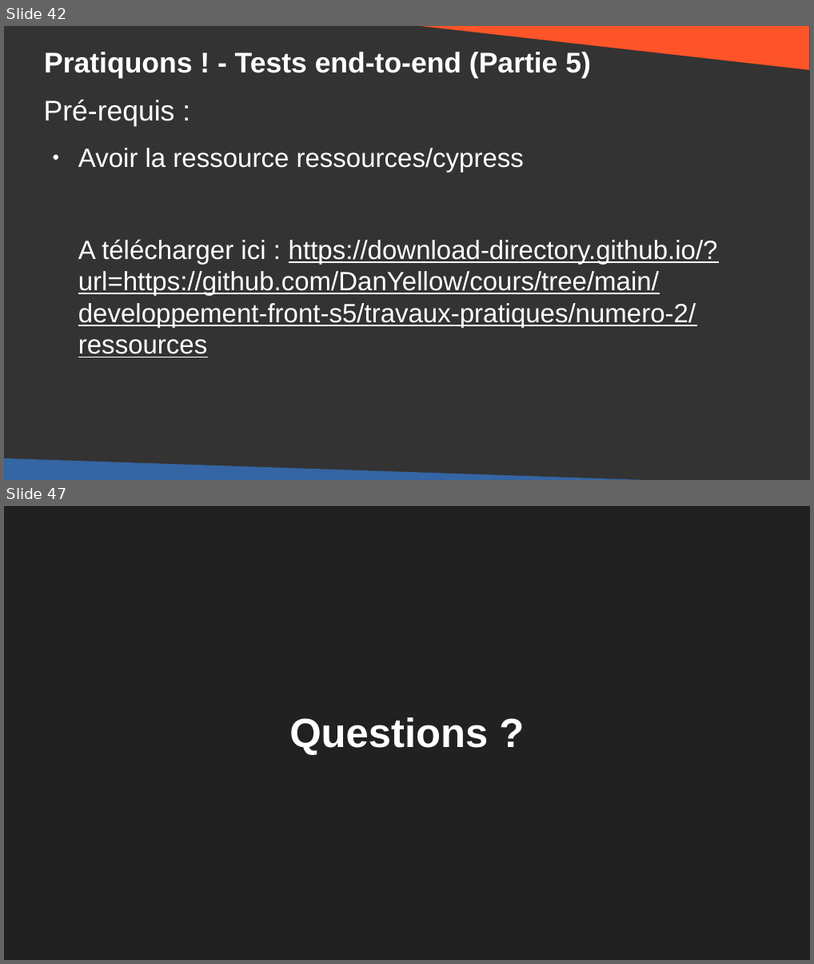
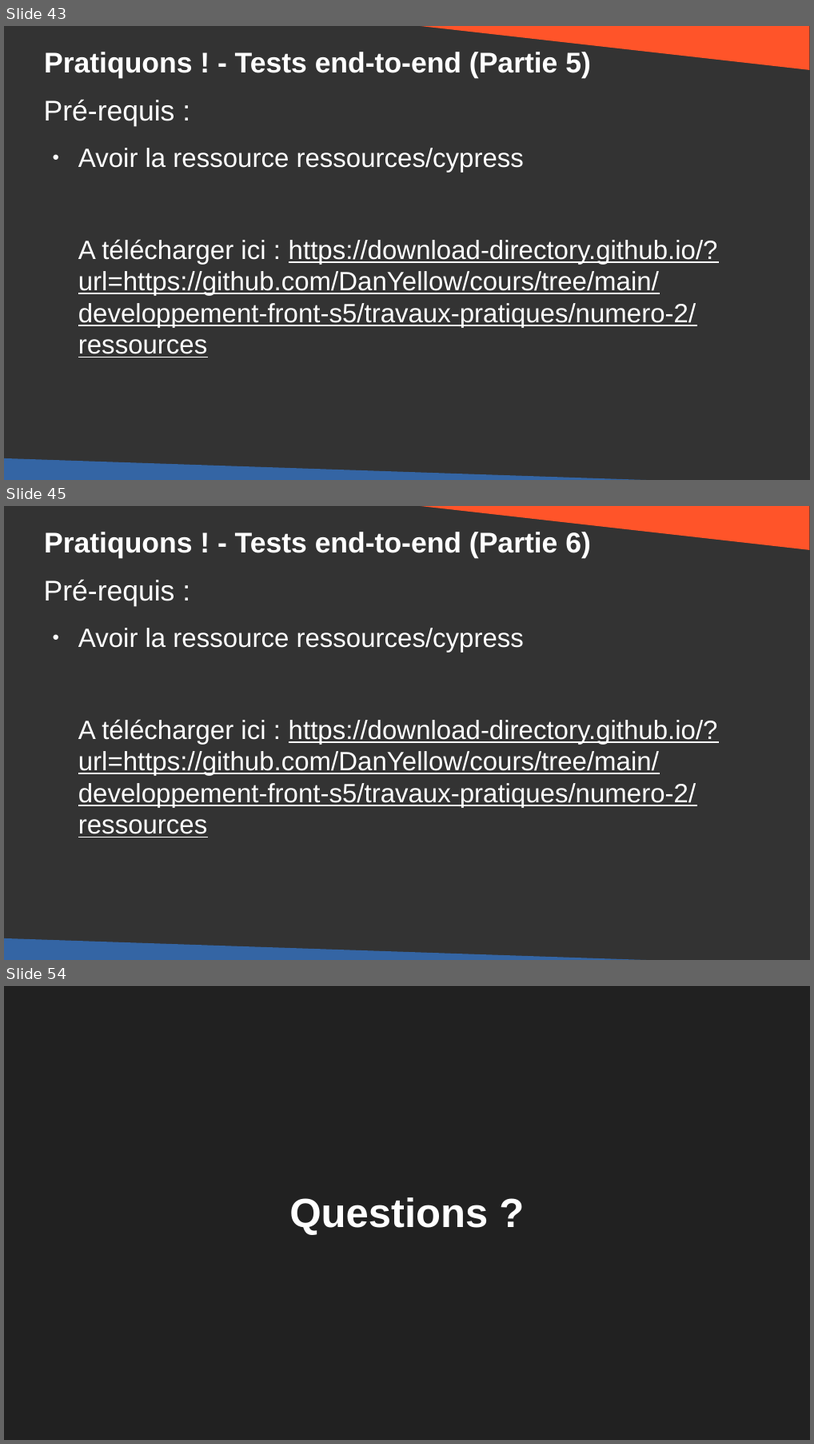
Before and after one commit to DanYellow/cours, a slide deck: developpement-front-s5/travaux-pratiques/numero-2/presentation.odp. Shown one above the other, each under a label of ours: slides 42 and 47 before the commit, slides 43, 45 and 54 after it; the slides between them are not shown. The pictures are 814x964 and 814x1444 pixels, drawn with LibreOffice and Linux fonts; fonts in the diff are those of the drawing. Boxes give left, top, right and bottom in pixels: in the first picture for what was removed or moved away, otherwise in the second. Text is boxed around its words. In the diff, an @@ line names an element or a change of style, - is before the commit and + after.

```diff
--- a/developpement-front-s5/travaux-pratiques/numero-2/presentation.odp
+++ b/developpement-front-s5/travaux-pratiques/numero-2/presentation.odp
@@ slide 45 added at [4, 506, 810, 960], background #333333 @@
@@ right triangle added at [391, 506, 810, 550], fill #FF5429 @@
@@ title added at [44, 532, 591, 558], 28 pt, text #FFFFFF, bold @@
+Pratiquons ! - Tests end-to-end (Partie 6)
@@ text added at [44, 580, 718, 837], 26 pt, text #FFFFFF, underline @@
+Pré-requis :
+● Avoir la ressource ressources/cypress
+A télécharger ici : https://download-directory.github.io/?url=https://github.com/DanYellow/cours/tree/main/developpement-front-s5/travaux-pratiques/numero-2/ressources
@@ right triangle added at [4, 938, 758, 960], fill #3465A4 @@
@@ what was slide 42 is now slide 43 @@
@@ what was slide 47 is now slide 54 @@
```
Also in this commit, not shown: 5 slides changed, 8 other slides added, 2 slides removed, 7 other files.
